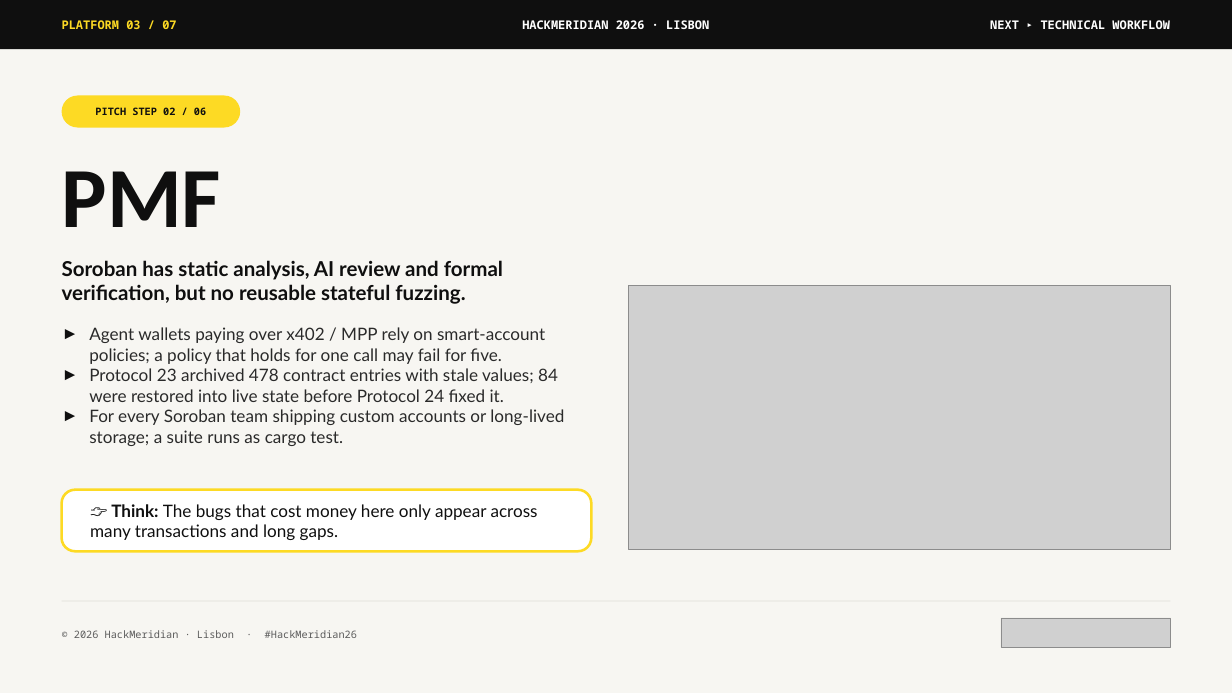
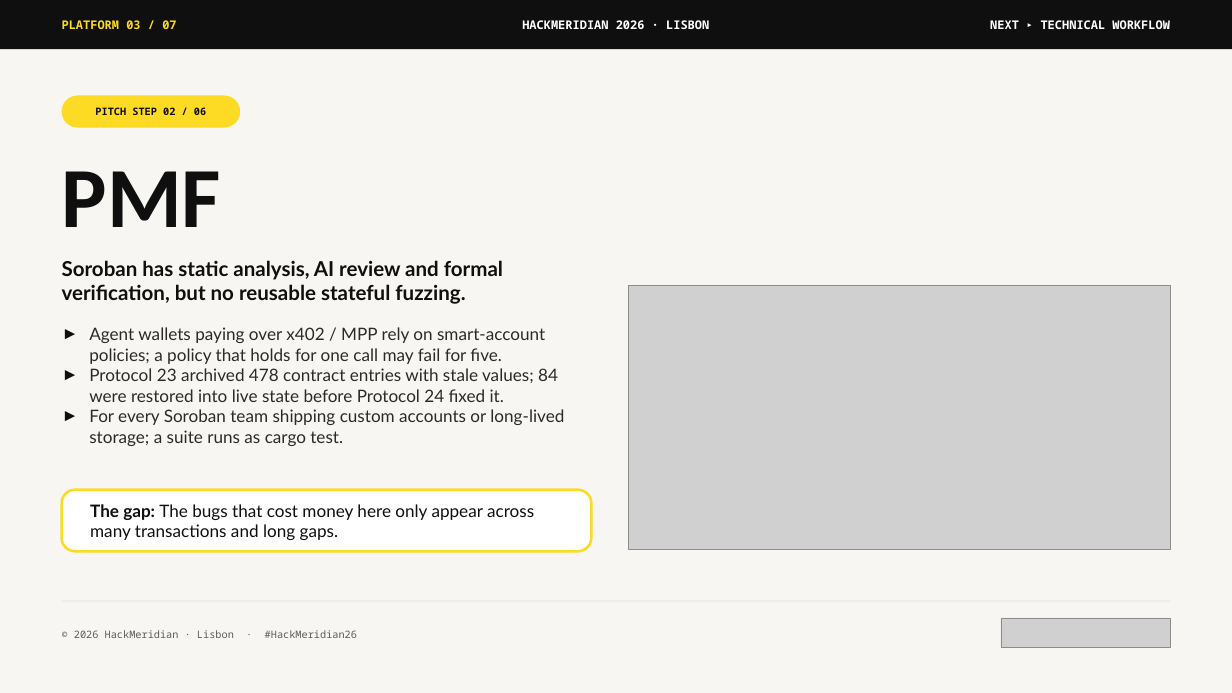
Before and after one commit to Belvast-Innovation/Breakwater, a slide deck: slide 3 of docs/deck/breakwater-pitch.pptx. Drawn at 1232x693 pixels with LibreOffice and Linux fonts; fonts in the diff are those of the drawing; grey boxes stand for pictures. Boxes give left, top, right and bottom in pixels: in the first picture for what was removed or moved away, otherwise in the second. Text is boxed around its words. In the diff, an @@ line names an element or a change of style, - is before the commit and + after.

```diff
--- a/docs/deck/breakwater-pitch.pptx
+++ b/docs/deck/breakwater-pitch.pptx
@@ text in rounded rectangle at (x1=90, y1=504, x2=534, y2=540): text changed @@
-👉 Think: The bugs that cost money here only appear across many transactions and long gaps.
+The gap: The bugs that cost money here only appear across many transactions and long gaps.
```
Also in this commit, not shown: 6 other slides changed, 5 other files.
